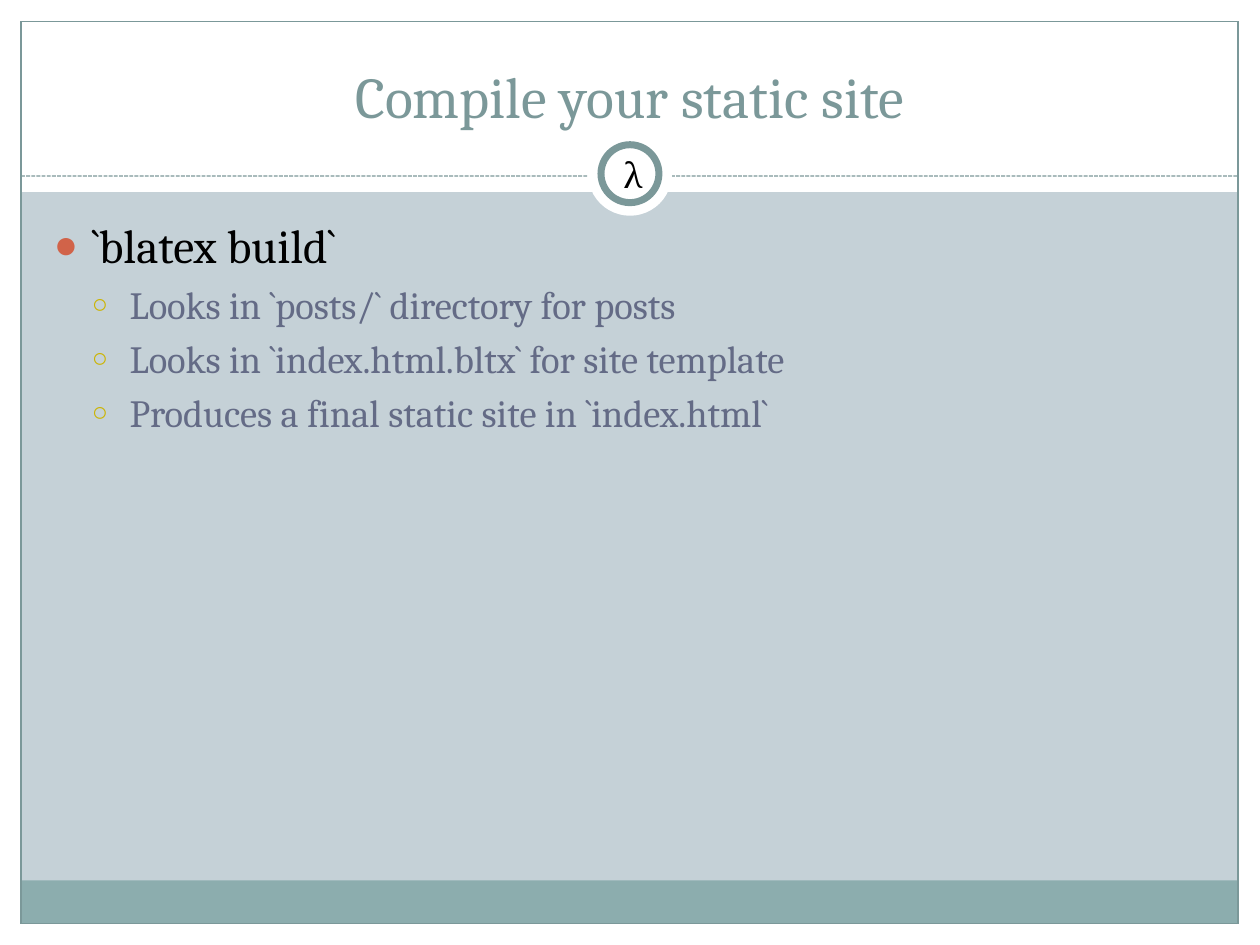
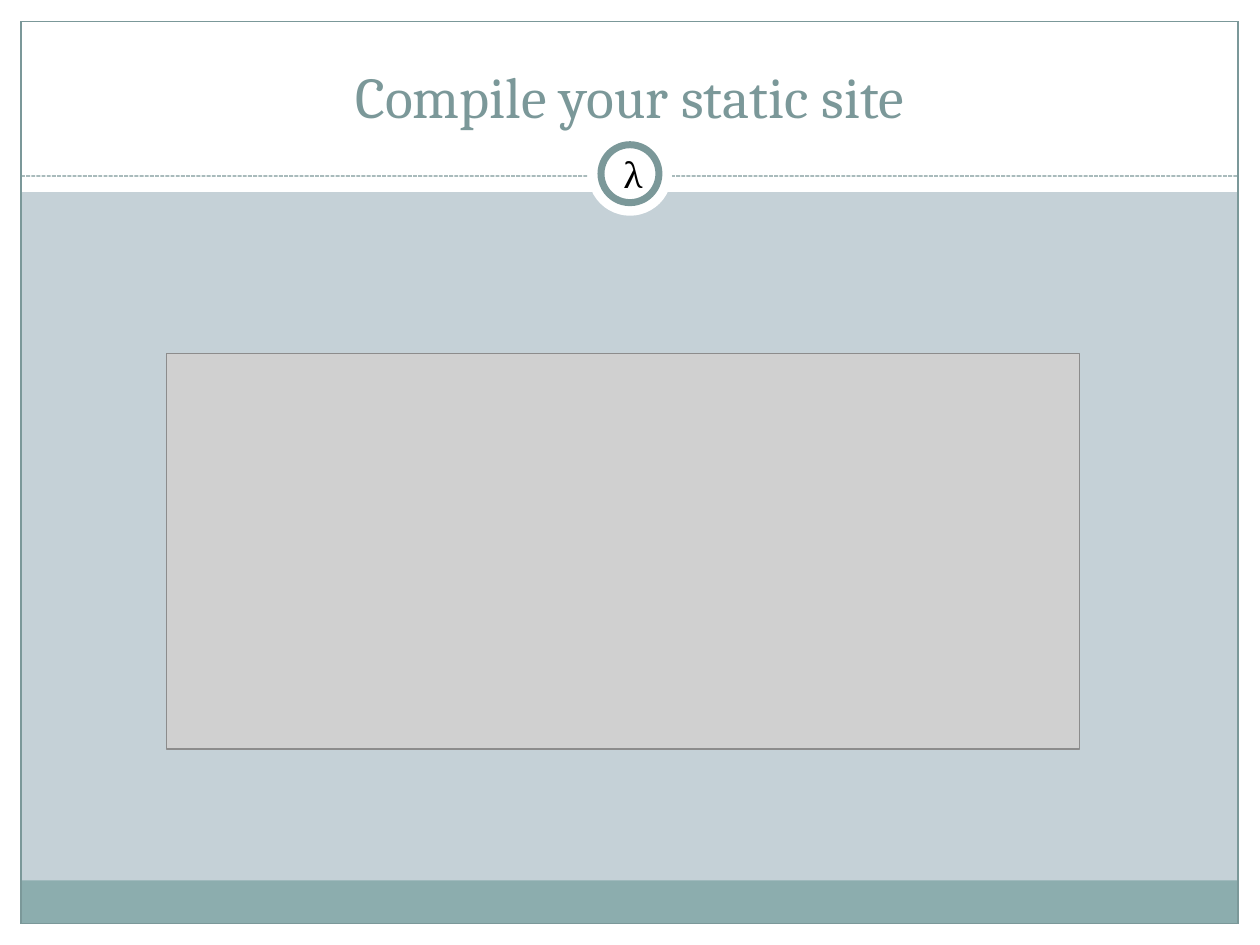
Before and after one commit to 2016rshah/Meta-BlaTeX, a slide deck: slide 10 of Presentations/Final_Presentation.pptx. Drawn at 1260x945 pixels with LibreOffice and Linux fonts; fonts in the diff are those of the drawing; grey boxes stand for pictures. Boxes give left, top, right and bottom in pixels: in the first picture for what was removed or moved away, otherwise in the second. Text is boxed around its words. In the diff, an @@ line names an element or a change of style, - is before the commit and + after.

```diff
--- a/Presentations/Final_Presentation.pptx
+++ b/Presentations/Final_Presentation.pptx
@@ text removed at box(92, 230, 785, 427) @@
-● `blatex build`
-  ○ Looks in `posts/` directory for posts
-  ○ Looks in `index.html.bltx` for site template
-  ○ Produces a final static site in `index.html`
@@ picture added at box(166, 354, 1079, 750) @@
```
Also in this commit, not shown: 5 other slides changed, 1 other file.
